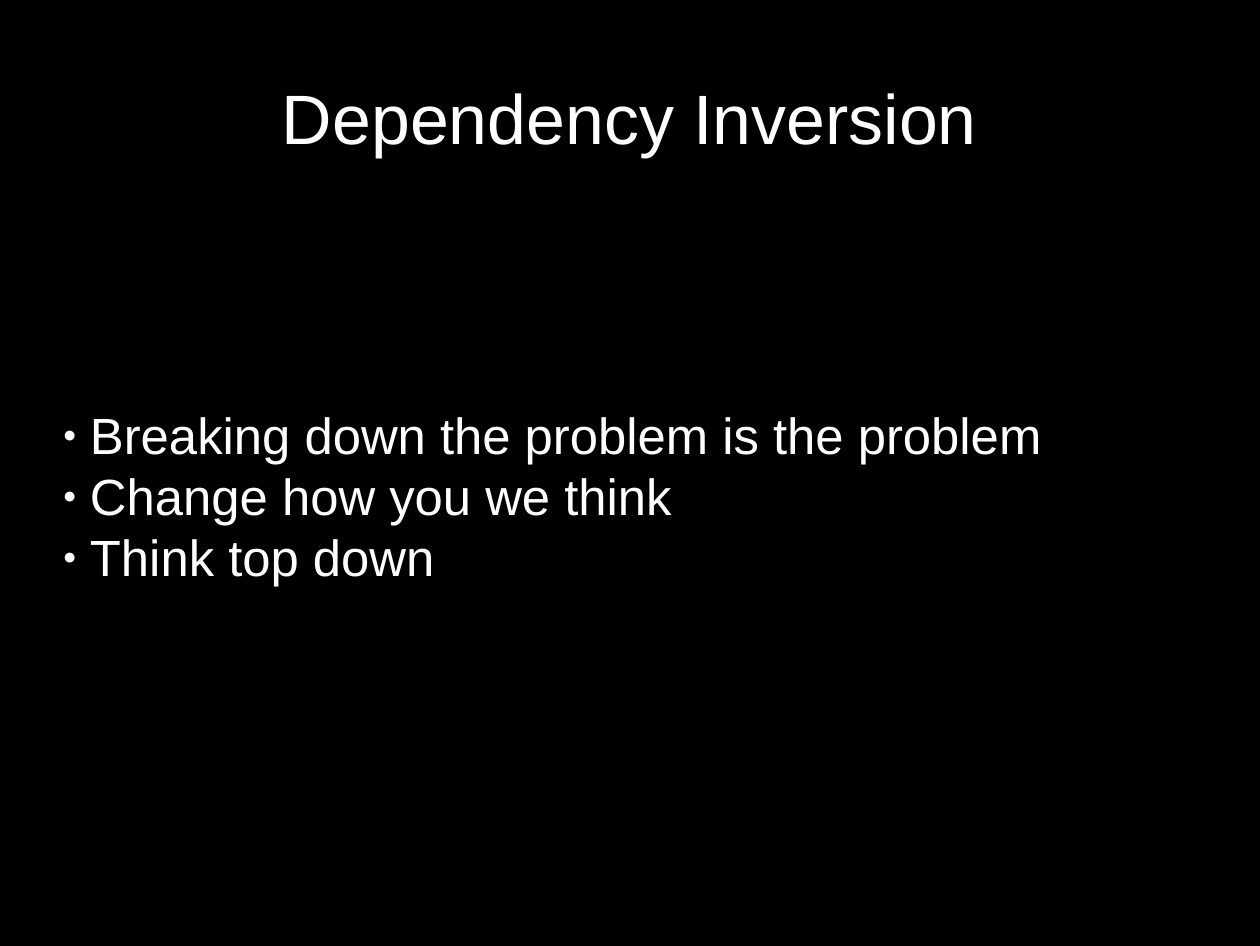
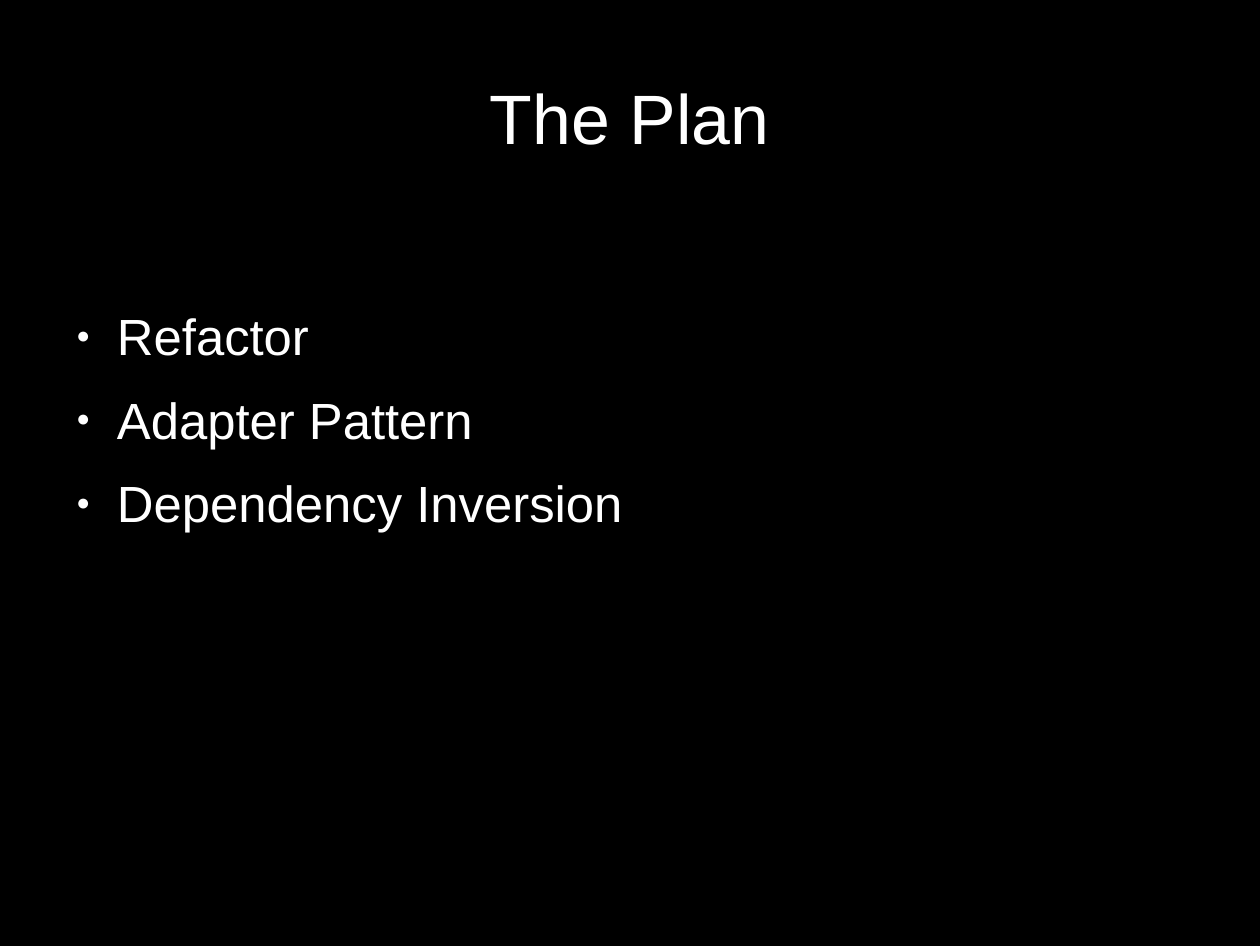
Before and after one commit to ChrisLynch42/presentations, a slide deck: slide 6 of codepalousa/legacy_code/coudepalousa.odp (slide 13 before the commit). Drawn at 1260x946 pixels with LibreOffice and Linux fonts; fonts in the diff are those of the drawing. Boxes give left, top, right and bottom in pixels: in the first picture for what was removed or moved away, otherwise in the second. Text is boxed around its words. In the diff, an @@ line names an element or a change of style, - is before the commit and + after.

```diff
--- a/codepalousa/legacy_code/coudepalousa.odp
+++ b/codepalousa/legacy_code/coudepalousa.odp
@@ title at (490, 93, 770, 145): text changed @@
-Dependency Inversion
+The Plan
@@ text "Refactor" at (117, 318, 622, 533): vertical alignment middle to top @@
@@ text at (117, 318, 622, 533): text changed @@
-● Breaking down the problem is the problem
-● Change how you we think
-● Think top down
+● Refactor
+● Adapter Pattern
+● Dependency Inversion
```
Also in this commit, not shown: 6 other slides changed, 3 slides added, 8 slides removed.
